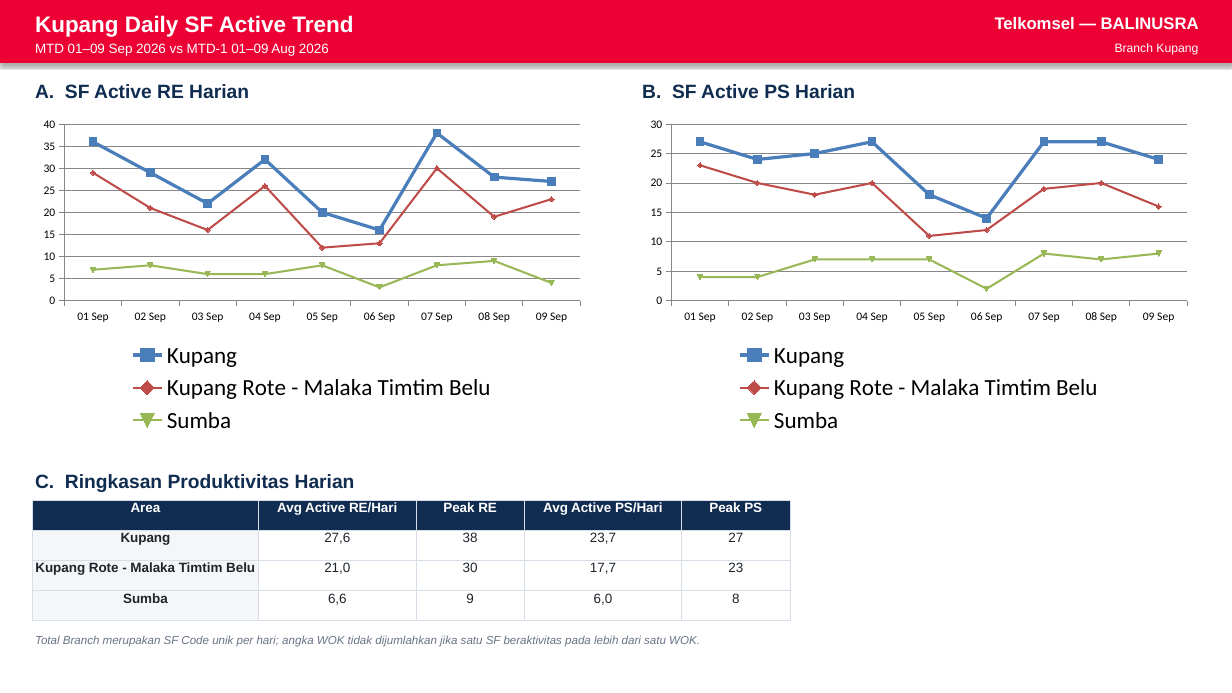
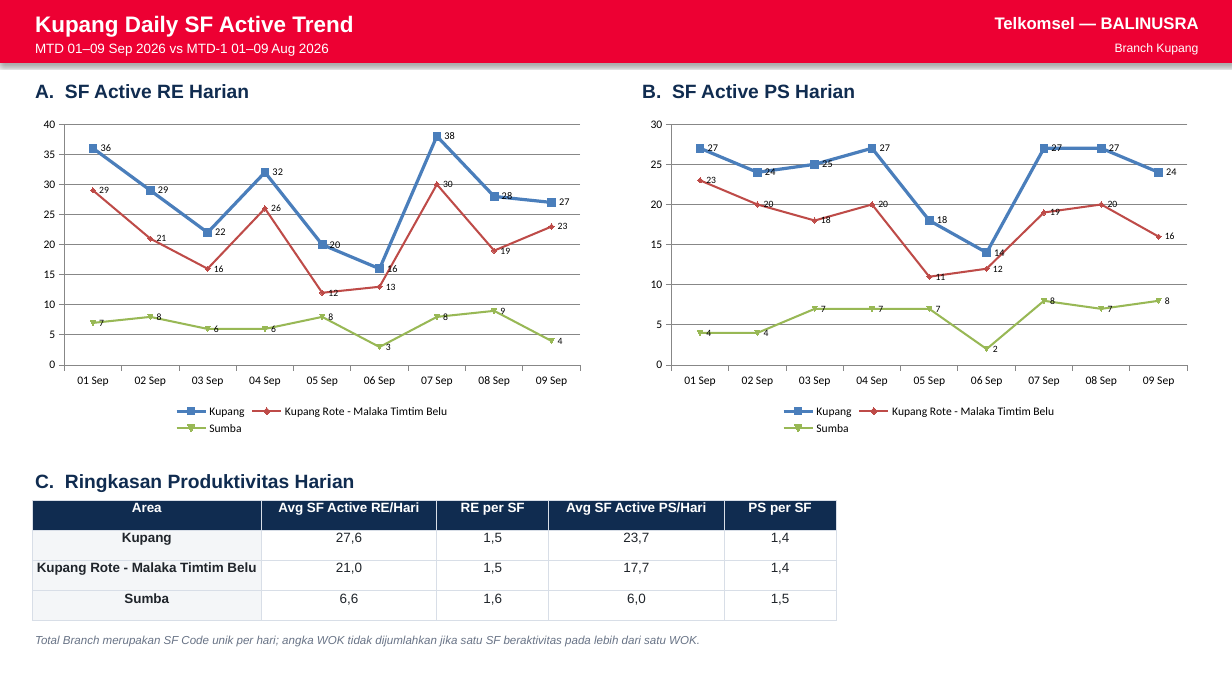
Before and after one commit to linktreehhbalnus-eng/wow_balnus, a slide deck: slide 3 of reports/BRANCH_KUPANG_PERFORMANCE_SUMMARY_20260909_INARA.pptx. Drawn at 1232x693 pixels with LibreOffice and Linux fonts; fonts in the diff are those of the drawing. Boxes give left, top, right and bottom in pixels: in the first picture for what was removed or moved away, otherwise in the second. Text is boxed around its words. In the diff, an @@ line names an element or a change of style, - is before the commit and + after.

```diff
--- a/reports/BRANCH_KUPANG_PERFORMANCE_SUMMARY_20260909_INARA.pptx
+++ b/reports/BRANCH_KUPANG_PERFORMANCE_SUMMARY_20260909_INARA.pptx
@@ line chart at bbox=[32, 111, 592, 439] @@
@@ data labels of Kupang added @@
@@ data labels of Kupang Rote - Malaka Timtim Belu added @@
@@ data labels of Sumba added @@
@@ legend changed @@
@@ line chart at bbox=[640, 111, 1199, 439] @@
@@ data labels of Kupang added @@
@@ data labels of Kupang Rote - Malaka Timtim Belu added @@
@@ data labels of Sumba added @@
@@ legend changed @@
@@ table at bbox=[32, 501, 836, 621] @@
-row 1: Area | Avg Active RE/Hari | Peak RE | Avg Active PS/Hari | Peak PS
+row 1: Area | Avg SF Active RE/Hari | RE per SF | Avg SF Active PS/Hari | PS per SF
-row 2, column 3: 38
+row 2, column 3: 1,5
-row 2, column 5: 27
+row 2, column 5: 1,4
-row 3, column 3: 30
+row 3, column 3: 1,5
-row 3, column 5: 23
+row 3, column 5: 1,4
-row 4, column 3: 9
+row 4, column 3: 1,6
-row 4, column 5: 8
+row 4, column 5: 1,5
@@ table: place and size @@
-table at bbox=[32, 501, 789, 621]
+table at bbox=[32, 501, 836, 621]
```
Also in this commit, not shown: 1 slide added, 11 other files.
